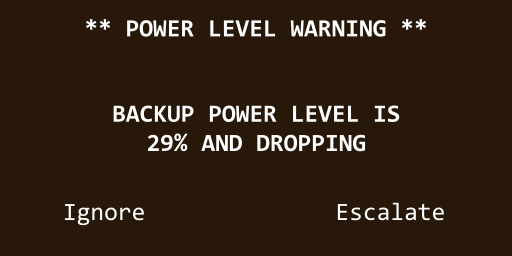
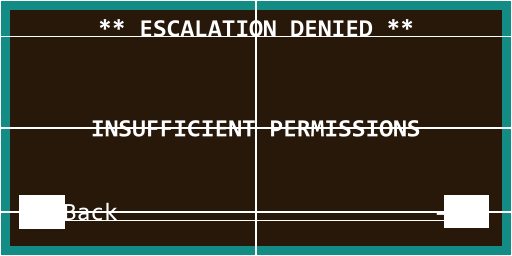
Revision of a layered 512x256 image; what changed, layer by layer:
showed "Guides" over (0, 0, 512, 256)
showed "Bounds", painted on it over (0, 0, 512, 256)
painted on "SampleScreenBg" over (0, 0, 512, 256)
